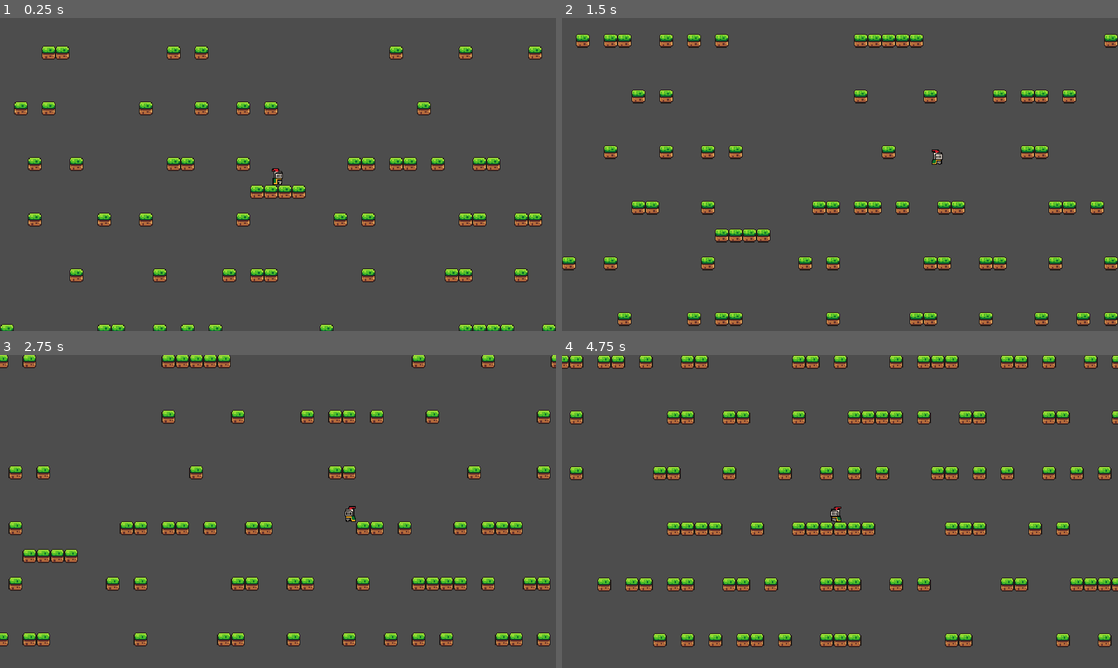
Above: before the commit, frames 1-4 (two rows, left to right).
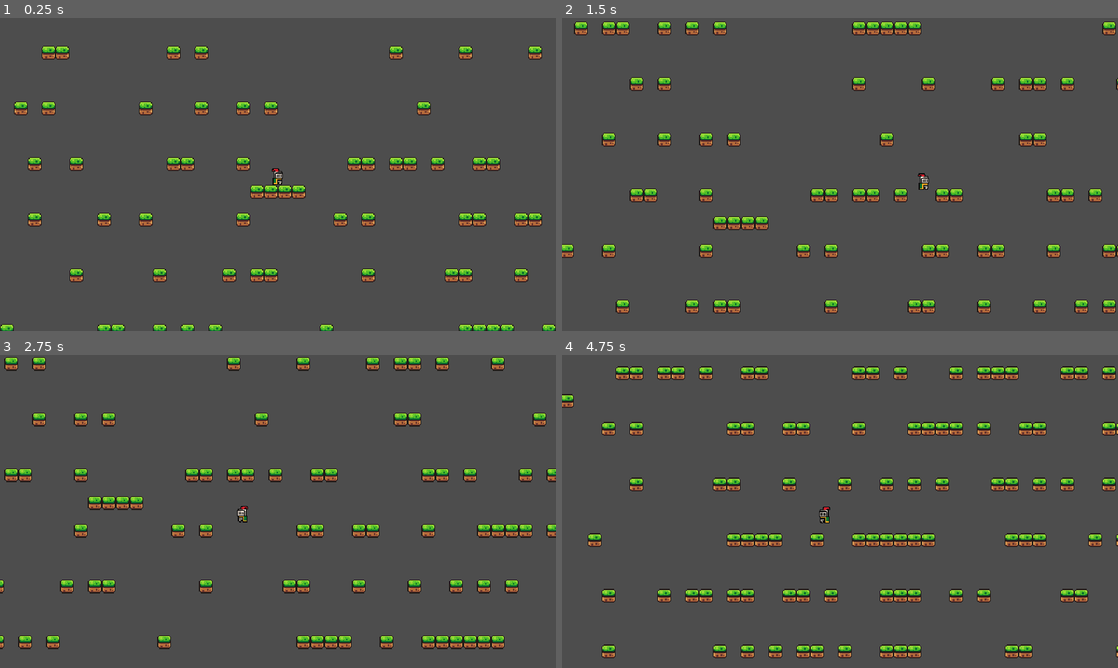
Above: after the commit, the same moments.

Repository: danielvogelsang/project-daydream
Game: Godot game, scene res://scenes/level/level.tscn
The game is run twice, just before and just after one commit, with the same random seed, the same clock (stepped at 60 frames per second) and the same inputs.
Inputs:
- Up to frame 1 (0.25 s): no input
- Up to frame 2 (1.5 s): tap Enter at 0.5 s; hold D (right) from 0.53 s (still down); tap Space (jump) at 0.6, 0.77, 1.07, 1.35 s
- Up to frame 3 (2.75 s): tap Space (jump) at 1.52, 1.82, 2.1 s; release D (right) at 2.03 s; hold A (left) from 2.03 s (still down)
- Up to frame 4 (4.75 s): release A (left) at 2.78 s; hold D (right) 2.78-4.28 s; tap Space (jump) at 2.85, 3.02, 3.32, 3.6, 3.77, 4.07, 4.35, 4.52 s; hold A (left) from 4.28 s (still down)

The runs differ from the first frame. In frame 1, less than 0.1% of the frame differs, in the area x 2-88%, y 62-100%; in frame 2, 14%; in frame 3, 13%; in frame 4, 19%, in the area x 0-100%, y 0-97%.

Commit message:
reorganized player code

Diff:
--- a/scenes/player/player.gd
+++ b/scenes/player/player.gd
@@ -1,106 +1,68 @@
 extends CharacterBody2D
 
+const SPEED: float = 250.0
+const JUMP_VELOCITY: float = -350.0
+const GRAVITY: float = 800.0
+const MAX_FALL_SPEED: float = 400
 
-const SPEED = 250.0
-const JUMP_VELOCITY = -350.0
-@onready var anim_player = $AnimatedSprite2D
-# Get the gravity from the project settings to be synced with RigidBody nodes.
-var gravity = ProjectSettings.get_setting("physics/2d/default_gravity")
+@onready var anim_player: AnimatedSprite2D = $AnimatedSprite2D
 
-enum State {
-	Idle,
-	Jumping,
-	Falling,
-	Running
+enum PlayerState {
+	IDLE,
+	JUMPING,
+	FALLING,
+	RUNNING
 }
 
-enum Where {
-	In_air,
-	On_ground
-}
-var current_state = State.Idle
-var current_where = Where.In_air
-var left_direction = false
+var current_state : PlayerState = PlayerState.IDLE
 
-func flip_check():
-	if velocity.x < 0 and left_direction == false:
-		flip()
-	elif velocity.x > 0 and left_direction == true:
-		flip()
+func calculate_states() -> void:
+	if is_on_floor():
+		if velocity.x == 0:
+			change_state(PlayerState.IDLE)
+		else:
+			change_state(PlayerState.RUNNING)
+	else:
+		if velocity.y > 0:
+			change_state(PlayerState.FALLING)
+		else:
+			change_state(PlayerState.JUMPING)
 
-func flip():
-	left_direction = !left_direction
-	scale.x = scale.x * -1
-
-func change_state(new_state: State):
+func change_state(new_state: PlayerState):
+	if new_state == current_state:
+		return
 	current_state = new_state
-	anim_player.play(str(State.find_key(current_state)))
-	match current_state:
-		State.Jumping:
-			jump()
-
-func change_where(new_where: Where):
-	current_where = new_where
-	match current_where:
-		Where:
-			jump()
-
-func jump():
-	velocity.y = JUMP_VELOCITY
-
-func running(direction):
-	velocity.x = move_toward(velocity.x, direction * SPEED , SPEED/6)
-
-func moving_in_air(direction):
-	velocity.x = move_toward(velocity.x, direction * SPEED, 10)
-
-func falling(delta):
-	velocity.y += gravity * delta
-
-func _process(delta):
-	var direction = Input.get_axis("left", "right")
-	match current_where:
-		Where.In_air:
-			if current_state != State.Falling:
-				change_state(State.Falling)
-		Where.On_ground:
-			flip_check()
-			if direction:
-				if current_state != State.Running:
-					change_state(State.Running)
-			else:
-				if current_state != State.Idle:
-					change_state(State.Idle)
-
-
 
 	match current_state:
-		State.Running:
-			running(direction)
-		State.Idle:
-			velocity.x = move_toward(velocity.x, 0, SPEED/2)
-		State.Falling:
-			falling(delta)
-			if direction:
-				moving_in_air(direction)
-			else:
-				velocity.x = move_toward(velocity.x, 0, SPEED/4)
+		PlayerState.IDLE:
+			anim_player.play("Idle")
+		PlayerState.RUNNING:
+			anim_player.play("Running")
+		PlayerState.JUMPING:
+			anim_player.play("Jumping")
+		PlayerState.FALLING:
+			anim_player.play("Falling")
 
-	# Add the gravity.
+func get_input() -> void:
+	velocity.x = 0
+	if Input.is_action_pressed("left"):
+		velocity.x = -SPEED
+		anim_player.flip_h = true
+	elif Input.is_action_pressed("right"):
+		velocity.x = SPEED
+		anim_player.flip_h = false
+
+	if Input.is_action_just_pressed("jump") and is_on_floor():
+		velocity.y = JUMP_VELOCITY
+	# clamps falling speed
+	velocity.y = clampf(velocity.y, JUMP_VELOCITY, MAX_FALL_SPEED)
+
+func check_if_falling(delta: float) -> void:
 	if not is_on_floor():
-		if current_where != Where.In_air:
-			change_where(Where.In_air)
-	if is_on_floor():
-		if current_where != Where.On_ground:
-			change_where(Where.On_ground)
+		velocity.y += GRAVITY * delta
 
-
-	# Handle jump.
-	if Input.is_action_just_pressed("jump") and is_on_floor():
-		change_state(State.Jumping)
-
-	# Get the input direction and handle the movement/deceleration.
-	# As good practice, you should replace UI actions with custom gameplay actions.
-
-
+func _physics_process(delta: float) -> void:
+	check_if_falling(delta)
+	get_input()
 	move_and_slide()
+	calculate_states()
--- a/scenes/player/player.tscn
+++ b/scenes/player/player.tscn
@@ -157,6 +157,14 @@
 
 [sub_resource type="SpriteFrames" id="SpriteFrames_75p20"]
 animations = [{
+"frames": [{
+"duration": 1.0,
+"texture": SubResource("AtlasTexture_hn7j8")
+}],
+"loop": true,
+"name": &"Falling",
+"speed": 5.0
+}, {
 "frames": [{
 "duration": 1.0,
 "texture": SubResource("AtlasTexture_hn7j8")
@@ -311,7 +319,7 @@
 
 [node name="AnimatedSprite2D" type="AnimatedSprite2D" parent="."]
 sprite_frames = SubResource("SpriteFrames_75p20")
-animation = &"Running"
+animation = &"Falling"
 
 [node name="CollisionShape2D" type="CollisionShape2D" parent="."]
 position = Vector2(0, 2)
